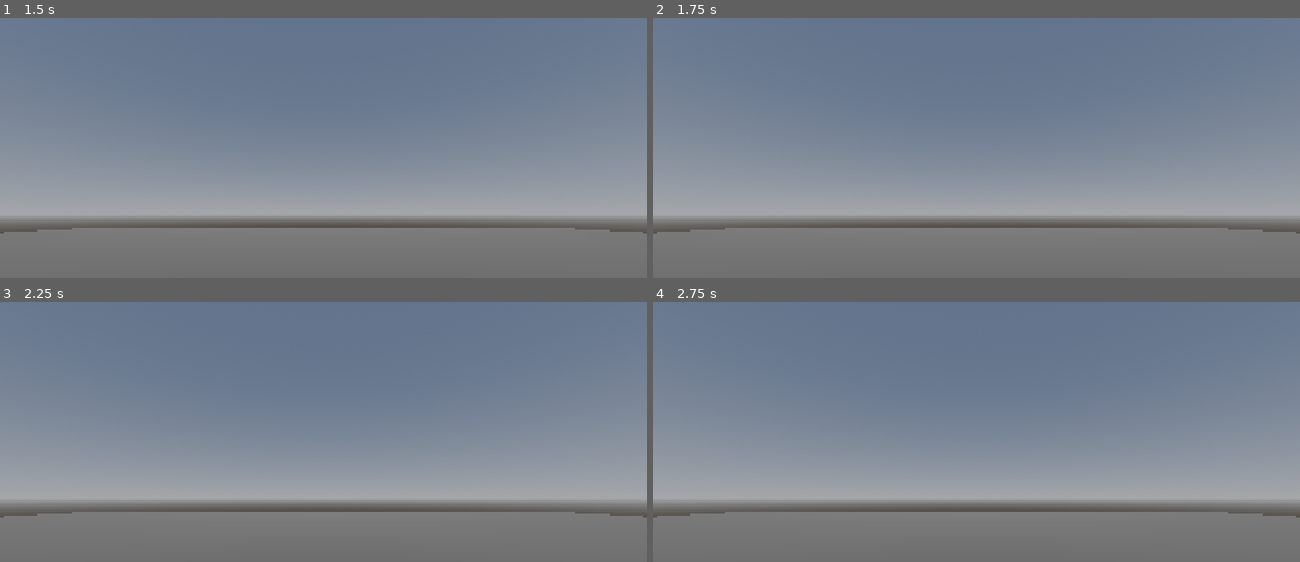
Above: before the commit, frames 1-4 (two rows, left to right).
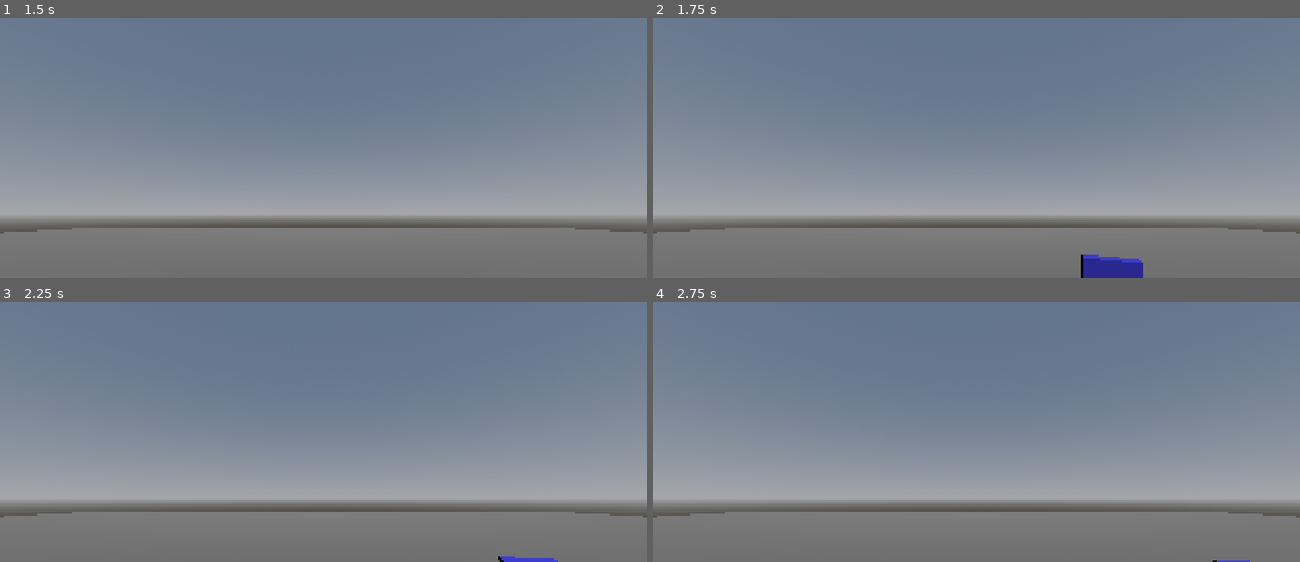
Above: after the commit, the same moments.

Repository: hunterbastian/path
Game: Godot game, scene res://scenes/test_flat.tscn
Same seed, same stepped clock (60 frames per second), same inputs: the game is played once before the commit and once after it.
Inputs:
- Up to frame 1 (1.5 s): tap Enter at 0.5 s; hold D (steer_right) 0.53-1.28 s; hold Shift (boost) 0.53-1.28 s; tap Space (handbrake) at 1.25 s; hold S (brake) from 1.28 s (still down); tap Shift (boost) at 1.35 s
- Up to frame 2 (1.75 s): keep holding S (brake)
- Up to frame 3 (2.25 s): release S (brake) at 2.03 s; hold D (steer_right) from 2.03 s (still down); hold Shift (boost) from 2.03 s (still down)
- Up to frame 4 (2.75 s): keep holding D (steer_right); keep holding Shift (boost)

Frame 1 is identical in both runs. In frame 2, 0.8% of the frame differs, in the area x 66-76%, y 90-100%; in frame 3, 0.2%; in frame 4, less than 0.1%.

Commit message:
feat: boost, aerodynamic downforce, visual weight transfer
Co-Authored-By: Claude Sonnet 4.6 <noreply@anthropic.com>

Diff:
--- a/scripts/vehicle/vehicle_controller.gd
+++ b/scripts/vehicle/vehicle_controller.gd
@@ -23,8 +23,19 @@
 @export var yaw_damping: float = 2.5
 @export var countersteer_grip_bonus: float = 1.3
 
+# --- Boost ---
+@export var boost_force: float = 35.0
+@export var boost_max_speed: float = 60.0  # m/s — higher cap when boosting
+
+# --- Downforce ---
+@export var downforce_coefficient: float = 0.02  # scales with speed squared
+
+# --- Weight transfer ---
+@export var roll_intensity: float = 0.03  # visual lean in turns
+
 # --- References ---
 @onready var input: Node = $VehicleInput
+@onready var body_mesh: MeshInstance3D = $MeshInstance3D
 @onready var wheels: Array[RayCast3D] = [
 	$WheelFL, $WheelFR, $WheelRL, $WheelRR
 ]
@@ -32,6 +43,14 @@
 # Wheel indices
 const FRONT := [0, 1]
 const REAR := [2, 3]
+
+func _process(delta: float) -> void:
+	if not body_mesh:
+		return
+	# Visual roll from lateral velocity
+	var lateral := linear_velocity.dot(global_transform.basis.x)
+	var target_roll := -lateral * roll_intensity
+	body_mesh.rotation.z = lerpf(body_mesh.rotation.z, target_roll, 10.0 * delta)
 
 func _ready() -> void:
 	# Ensure raycasts are enabled and pointing down in local space
@@ -120,3 +139,14 @@
 	# --- Yaw damping (prevents infinite spinning) ---
 	var yaw_damp := -state.angular_velocity.y * yaw_damping * mass
 	state.apply_torque(Vector3.UP * yaw_damp)
+
+	# --- Boost ---
+	if input and bool(input.boost):
+		var speed := linear_velocity.length()
+		if speed < boost_max_speed:
+			var boost_dir := -global_transform.basis.z
+			state.apply_central_force(boost_dir * boost_force * mass)
+
+	# --- Aerodynamic downforce (keeps car planted at high speed) ---
+	var speed_sq := linear_velocity.length_squared()
+	state.apply_central_force(Vector3.DOWN * downforce_coefficient * speed_sq * mass)
